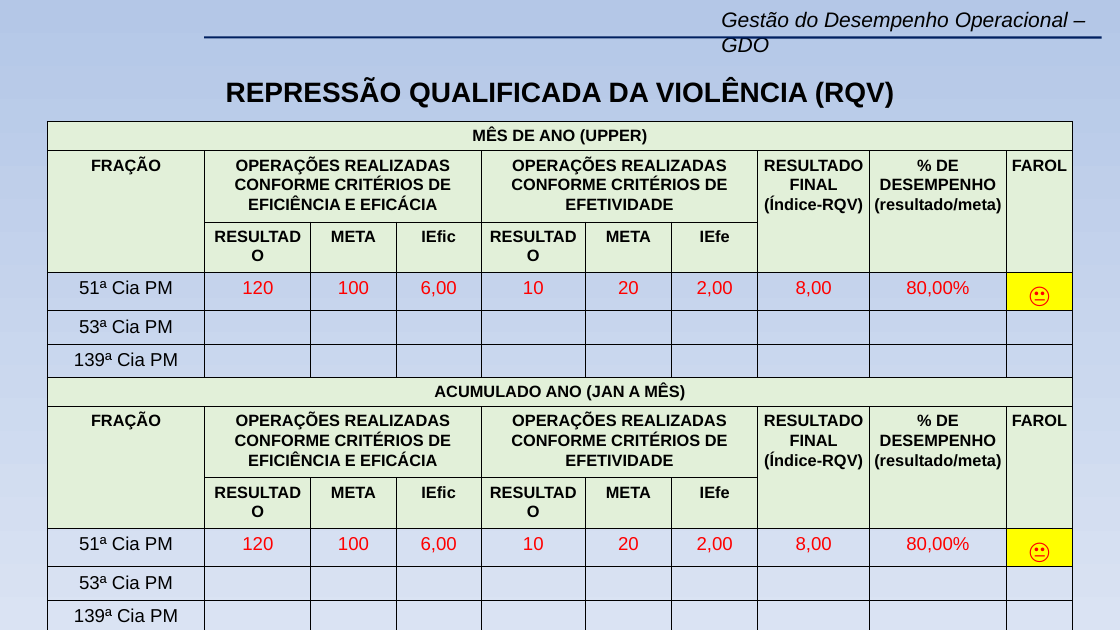
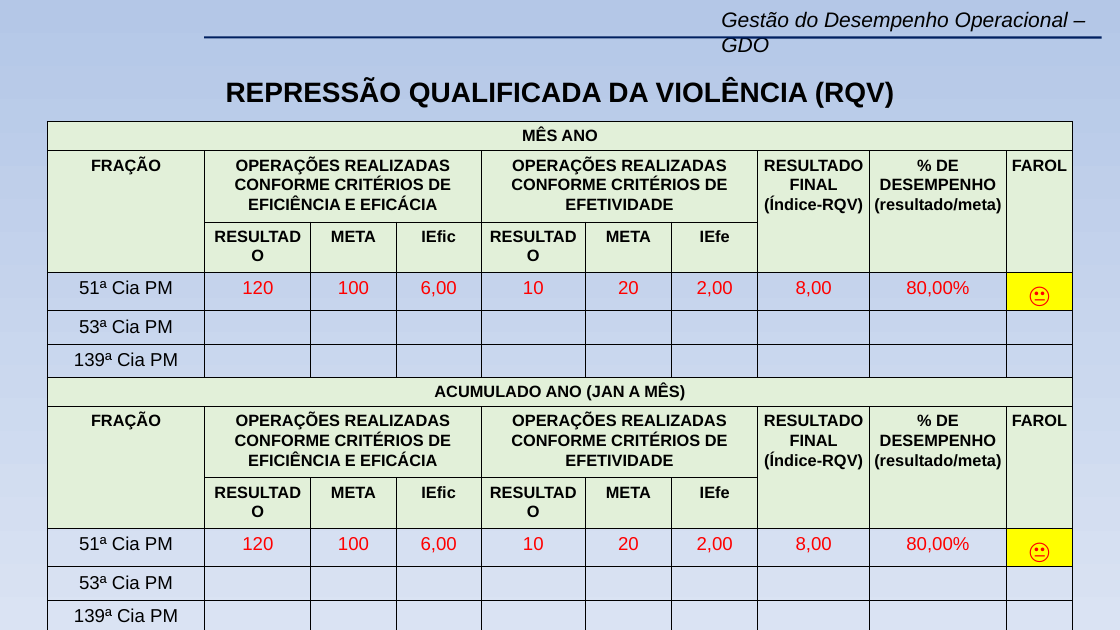
Before and after one commit to WENDEL4891/apresentacao_gdo, a slide deck: slide 15 of files/modelo_apresentacao/Modelo (Novo) GDO 23º BPM.pptx. Drawn at 1120x630 pixels with LibreOffice and Linux fonts; fonts in the diff are those of the drawing; background and template pictures are left out. Boxes give left, top, right and bottom in pixels: in the first picture for what was removed or moved away, otherwise in the second. Text is boxed around its words. In the diff, an @@ line names an element or a change of style, - is before the commit and + after.

```diff
--- a/files/modelo_apresentacao/Modelo (Novo) GDO 23º BPM.pptx
+++ b/files/modelo_apresentacao/Modelo (Novo) GDO 23º BPM.pptx
@@ table at (47,121,1072,554) @@
-row 1, column 1: MÊS DE ANO (UPPER)
+row 1, column 1: MÊS ANO
```
Also in this commit, not shown: 30 other slides changed, 8 other files.
